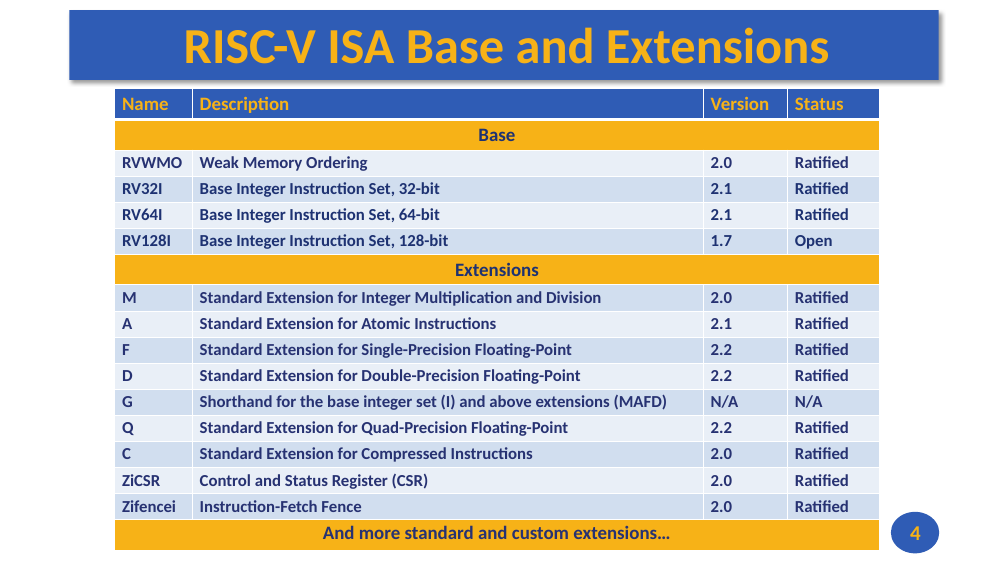
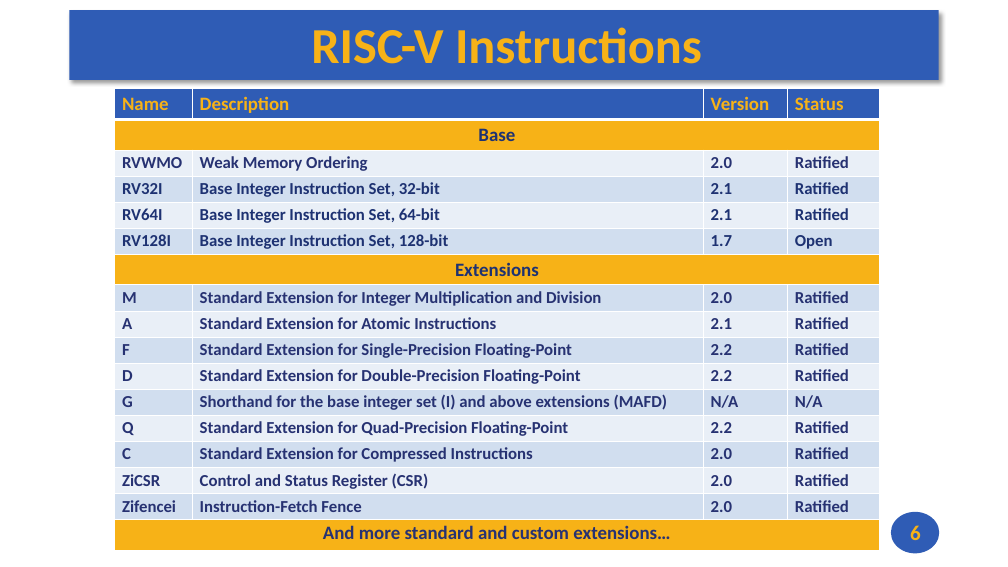
Before and after one commit to andrewt0301/hse-acos-course, a slide deck: slide 6 of docs/part1ca/04_Instructions/CA_Lecture_04.pptx (slide 4 before the commit). Drawn at 1008x567 pixels with LibreOffice and Linux fonts; fonts in the diff are those of the drawing. Boxes give left, top, right and bottom in pixels: in the first picture for what was removed or moved away, otherwise in the second. Text is boxed around its words. In the diff, an @@ line names an element or a change of style, - is before the commit and + after.

```diff
--- a/docs/part1ca/04_Instructions/CA_Lecture_04.pptx
+++ b/docs/part1ca/04_Instructions/CA_Lecture_04.pptx
@@ title at <box>311,27,702,64</box>: text changed @@
-RISC-V ISA Base and Extensions
+RISC-V Instructions
@@ page number at <box>910,525,921,540</box>: text changed @@
-4
+6
```
Also in this commit, not shown: 3 other slides changed, 2 slides added, 2 other files.
